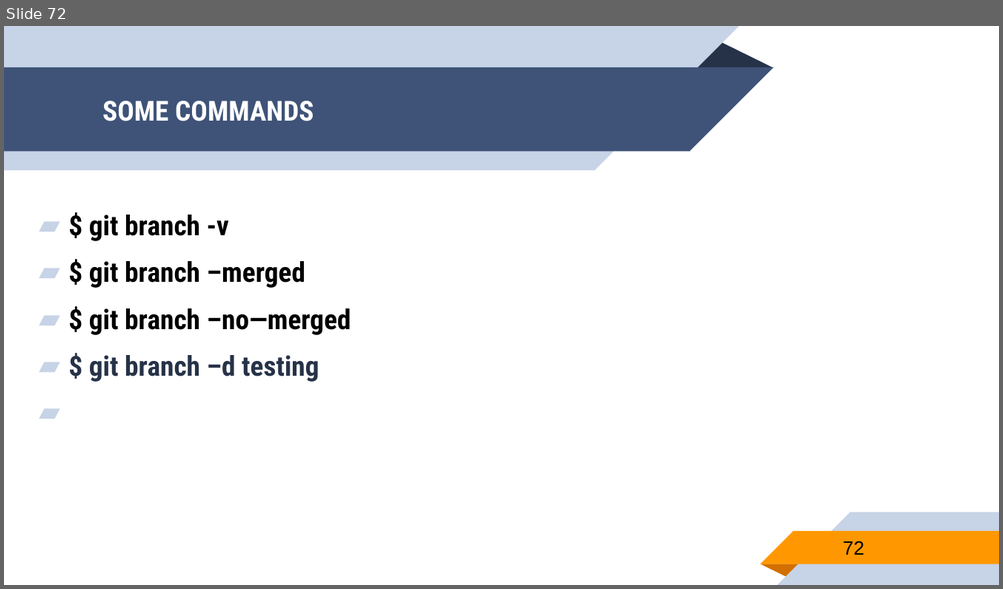
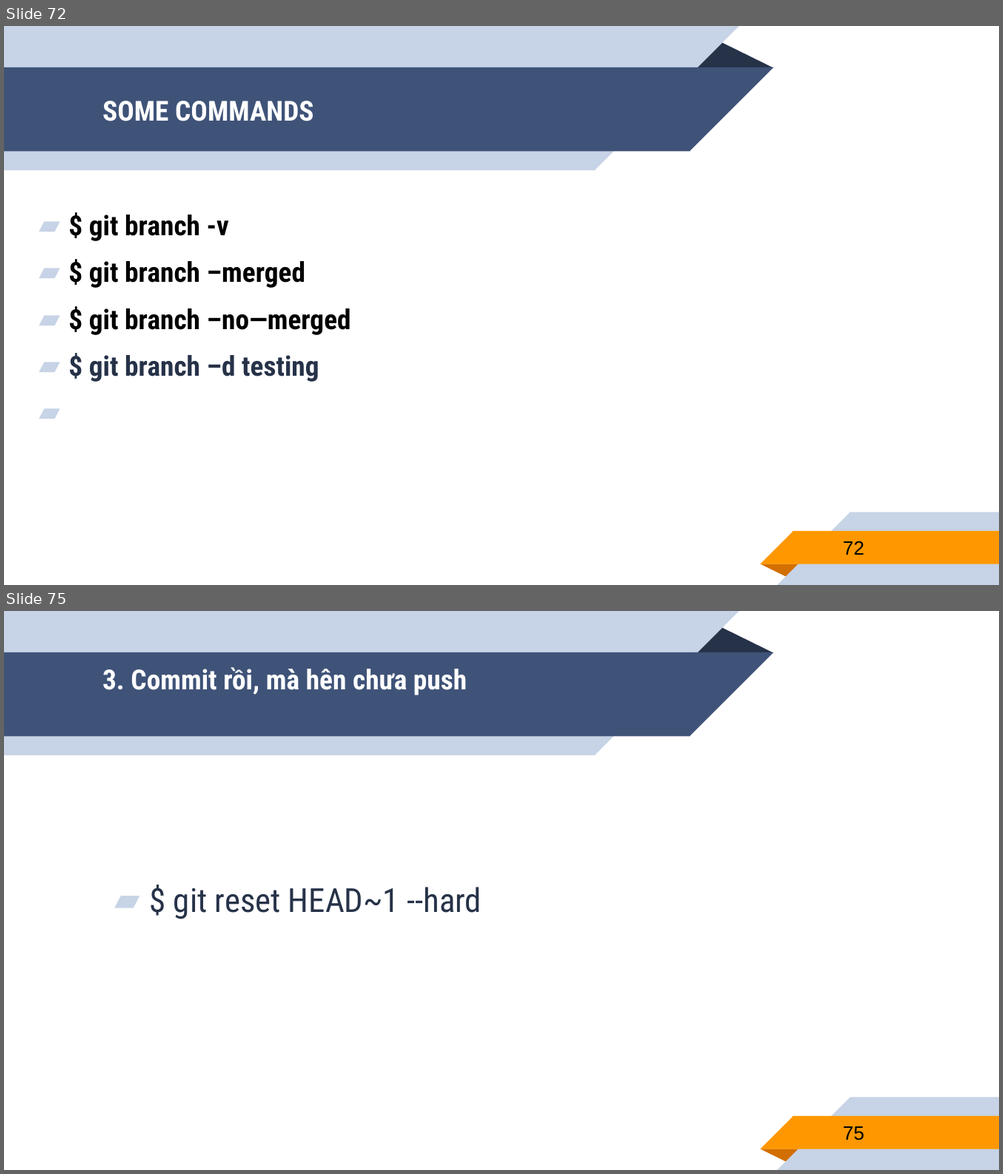
Before and after one commit to nguyentrongtiencntt/GIT, a slide deck: GIT.pptx. Shown one above the other, each under a label of ours: slide 72 before the commit, slides 72 and 75 after it; the slides between them are not shown. The pictures are 1003x589 and 1003x1174 pixels, drawn with LibreOffice and Linux fonts; fonts in the diff are those of the drawing. Boxes give left, top, right and bottom in pixels: in the first picture for what was removed or moved away, otherwise in the second. Text is boxed around its words. In the diff, an @@ line names an element or a change of style, - is before the commit and + after.

```diff
--- a/GIT.pptx
+++ b/GIT.pptx
@@ slide 75 added at (4, 611, 999, 1170), background #FFFFFF; not listed: 10 template elements that a slide beside it also shows @@
@@ title added at (102, 667, 466, 695), 20 pt, text #FFFFFF, bold @@
+3. Commit rồi, mà hên chưa push
@@ text added at (173, 887, 481, 920), 24 pt, text #263248 @@
+▰ $ git reset HEAD~1 --hard
@@ page number added at (842, 1127, 864, 1141), 14 pt, text #000000 @@
+75
```
Also in this commit, not shown: 1 slide changed, 3 other slides added.
